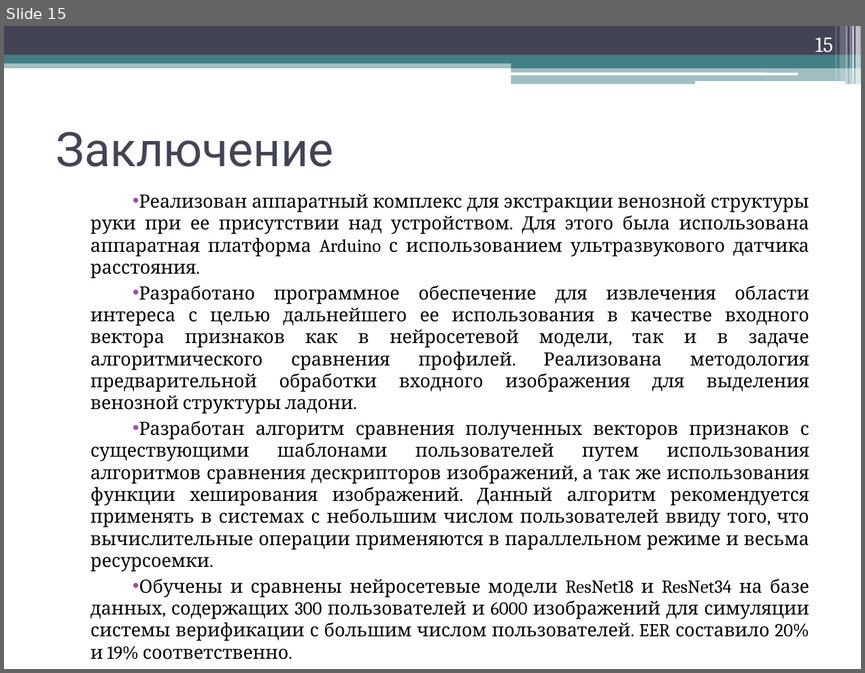
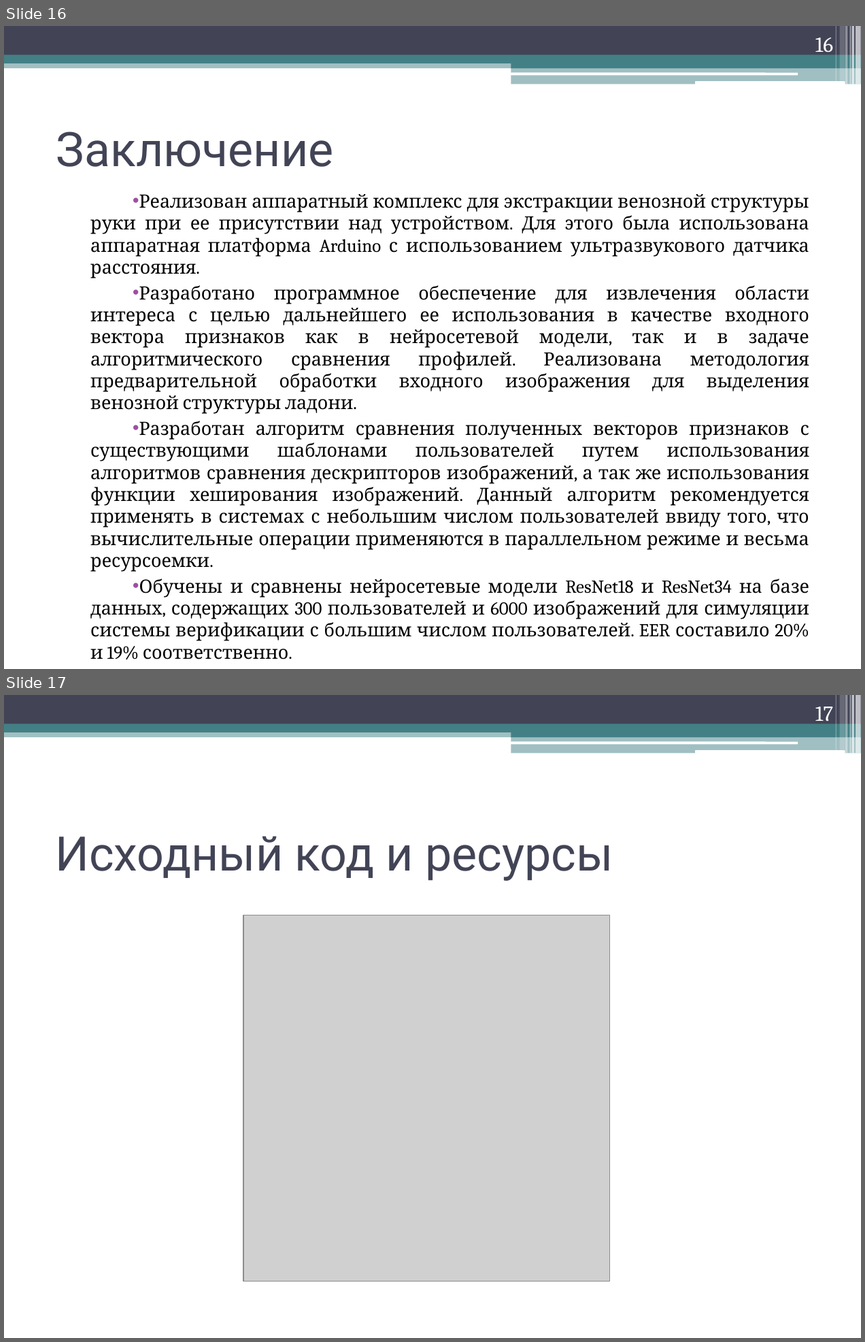
Before and after one commit to Seregamil/PalmVein-Dissertation, a slide deck: Texto/Презентация_ВКР.pptx. Shown one above the other, each under a label of ours: slide 15 before the commit, slides 16 and 17 after it. The pictures are 865x673 and 865x1342 pixels, drawn with LibreOffice and Linux fonts; fonts in the diff are those of the drawing; grey boxes stand for pictures. Boxes give left, top, right and bottom in pixels: in the first picture for what was removed or moved away, otherwise in the second. Text is boxed around its words. In the diff, an @@ line names an element or a change of style, - is before the commit and + after.

```diff
--- a/Texto/Презентация_ВКР.pptx
+++ b/Texto/Презентация_ВКР.pptx
@@ slide 17 added at (4,695,861,1338), background #FFFFFF; not listed: 13 template elements that a slide beside it also shows @@
@@ page number added at (815,707,833,726), 18 pt, text #FFFFFF @@
+17
@@ title added at (55,836,613,881), 40 pt, text #424456 @@
+Исходный код и ресурсы
@@ picture added at (244,915,610,1281) @@
@@ what was slide 15 is now slide 16 @@
@@ page number at (815,38,833,57): text changed @@
-15
+16
```
Also in this commit, not shown: 1 other slide added, 1 other file.
